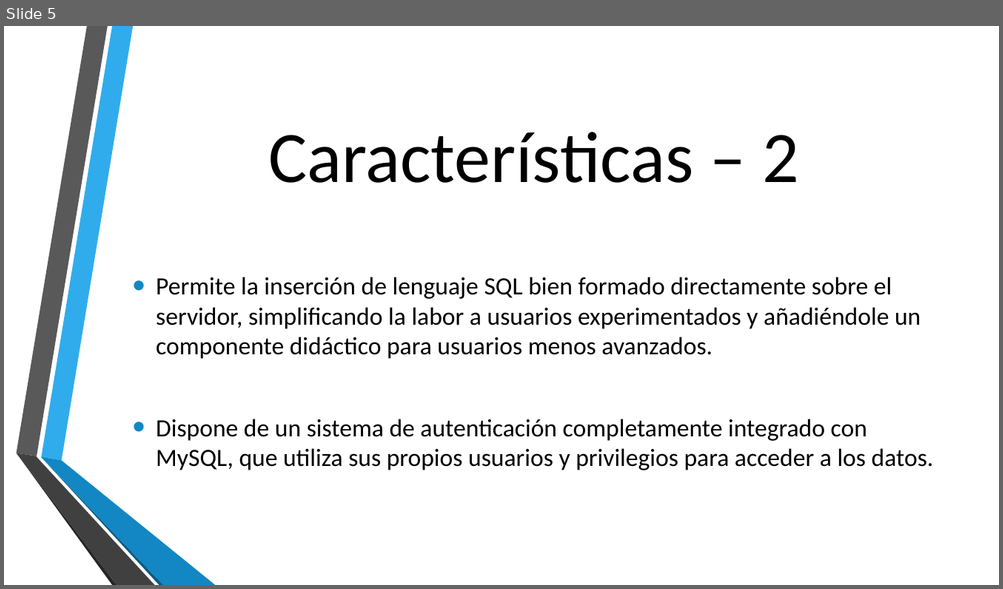
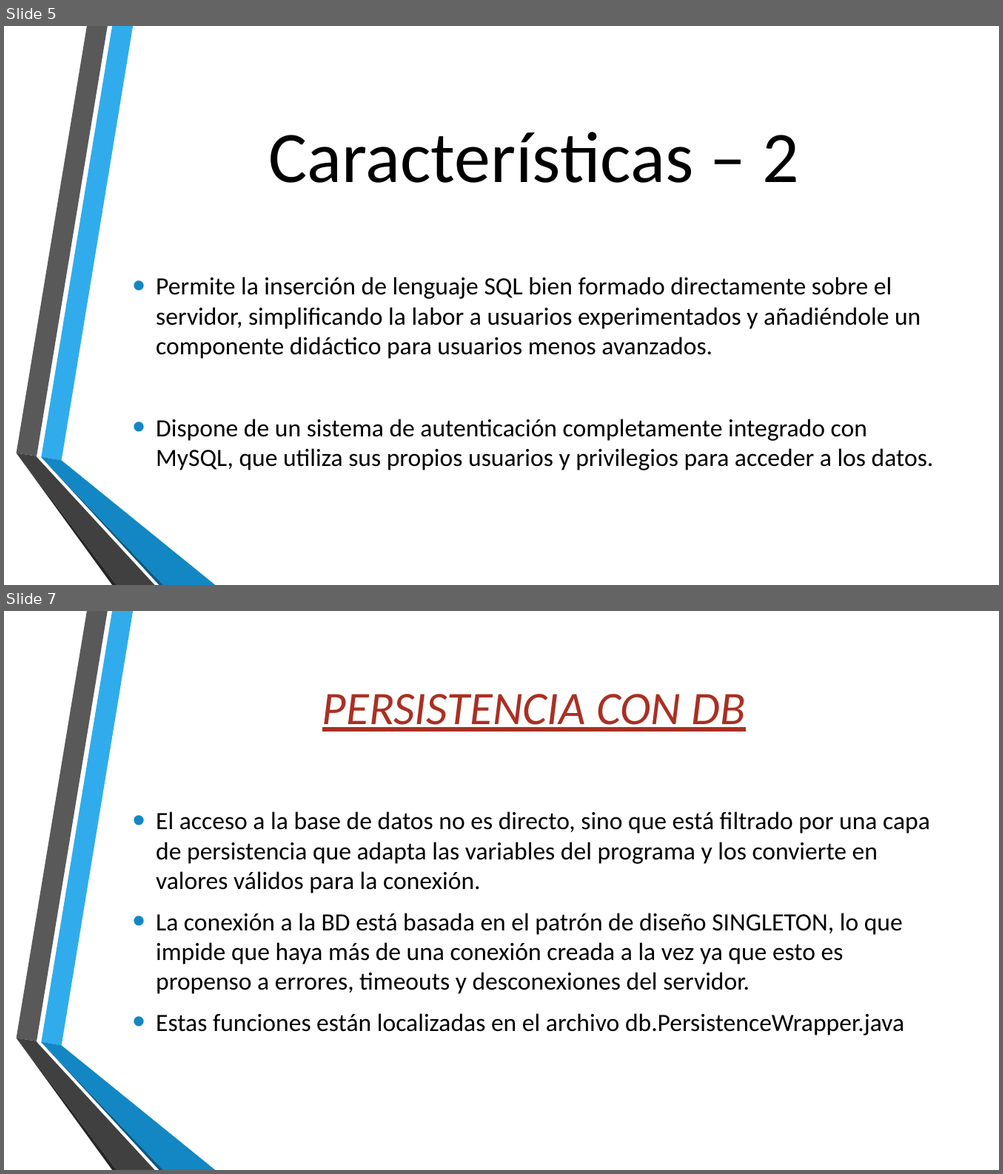
Before and after one commit to Sergy93/ProyectoDAM, a slide deck: JAVA DB MANAGER.pptx. Shown one above the other, each under a label of ours: slide 5 before the commit, slides 5 and 7 after it; the slides between them are not shown. The pictures are 1003x589 and 1003x1174 pixels, drawn with LibreOffice and Linux fonts; fonts in the diff are those of the drawing; background and template pictures are left out. Boxes give left, top, right and bottom in pixels: in the first picture for what was removed or moved away, otherwise in the second. Text is boxed around its words. In the diff, an @@ line names an element or a change of style, - is before the commit and + after.

```diff
--- a/JAVA DB MANAGER.pptx
+++ b/JAVA DB MANAGER.pptx
@@ slide 7 added at bbox=[4, 611, 999, 1170], background picture (left out); not listed: 6 template elements that a slide beside it also shows @@
@@ text added at bbox=[322, 694, 745, 732], 45 pt, text #A93023, italic, underline @@
+PERSISTENCIA CON DB
@@ text added at bbox=[156, 812, 930, 1036], 24 pt, text #000000 @@
+• El acceso a la base de datos no es directo, sino que está filtrado por una capa de persistencia que adapta las variables del programa y los convierte en valores válidos para la conexión.
+• La conexión a la BD está basada en el patrón de diseño SINGLETON, lo que impide que haya más de una conexión creada a la vez ya que esto es propenso a errores, timeouts y desconexiones del servidor.
+• Estas funciones están localizadas en el archivo db.PersistenceWrapper.java
```
Also in this commit, not shown: 3 other slides added, 1 slide removed, 1 other file.
